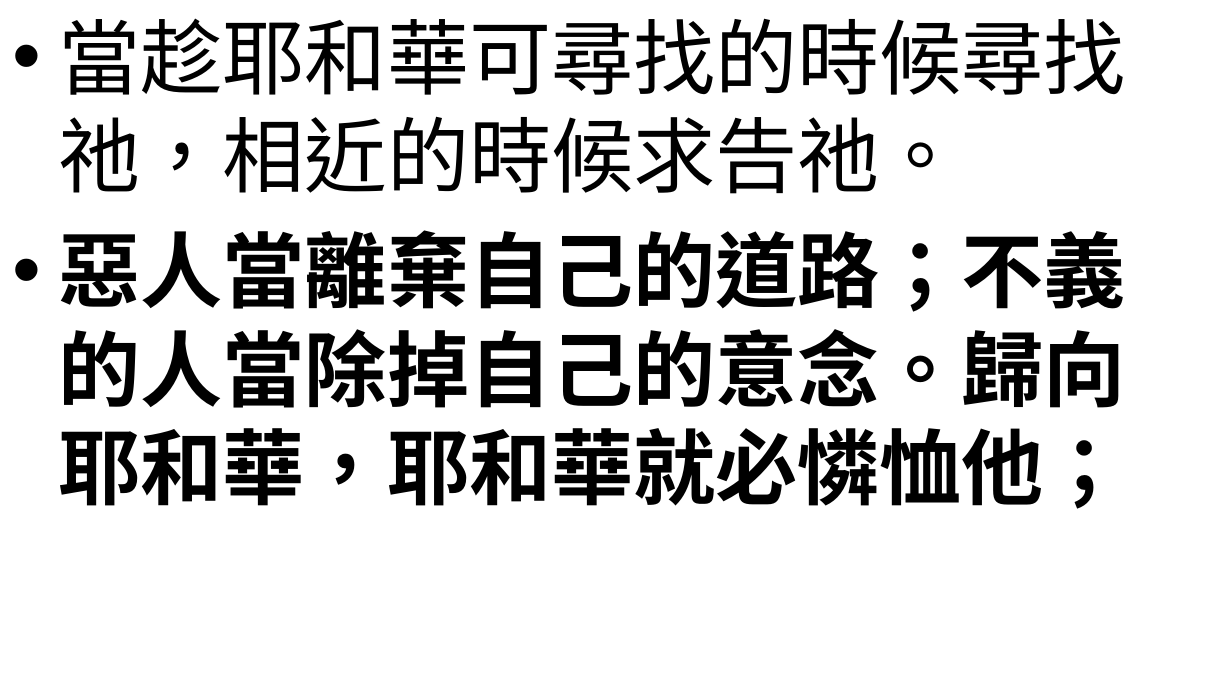
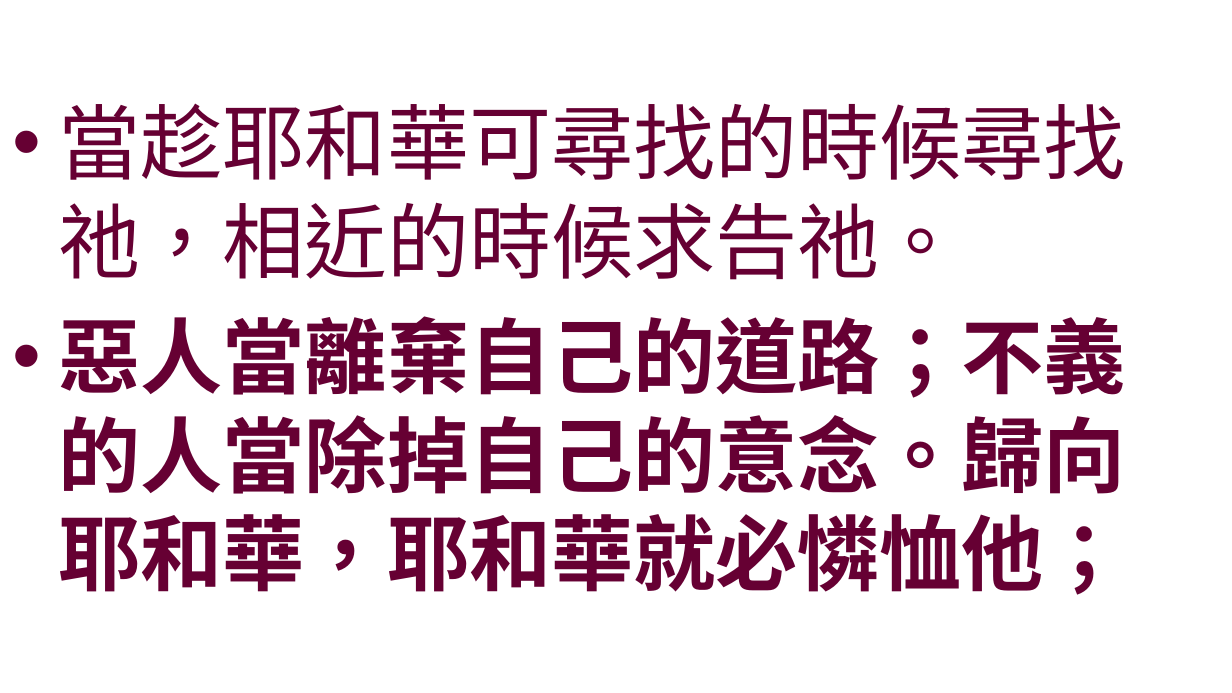
Before and after one commit to batisuoc/worship-resources, a slide deck: slide 2 of 26神的呼召.pptx. Drawn at 1232x693 pixels with LibreOffice and Linux fonts; fonts in the diff are those of the drawing; background and template pictures are left out. Boxes give left, top, right and bottom in pixels: in the first picture for what was removed or moved away, otherwise in the second. Text is boxed around its words. In the diff, an @@ line names an element or a change of style, - is before the commit and + after.

```diff
--- a/26神的呼召.pptx
+++ b/26神的呼召.pptx
@@ text "當趁耶和華可尋找的時候尋找祂，相近的時候求告祂。" at (x1=59, y1=103, x2=1127, y2=595): font Noto Sans CJK TC to Noto Sans CJK SC, text colour #000000 to #660033; vertical alignment top to middle @@
```
Also in this commit, not shown: 5 other slides changed.
